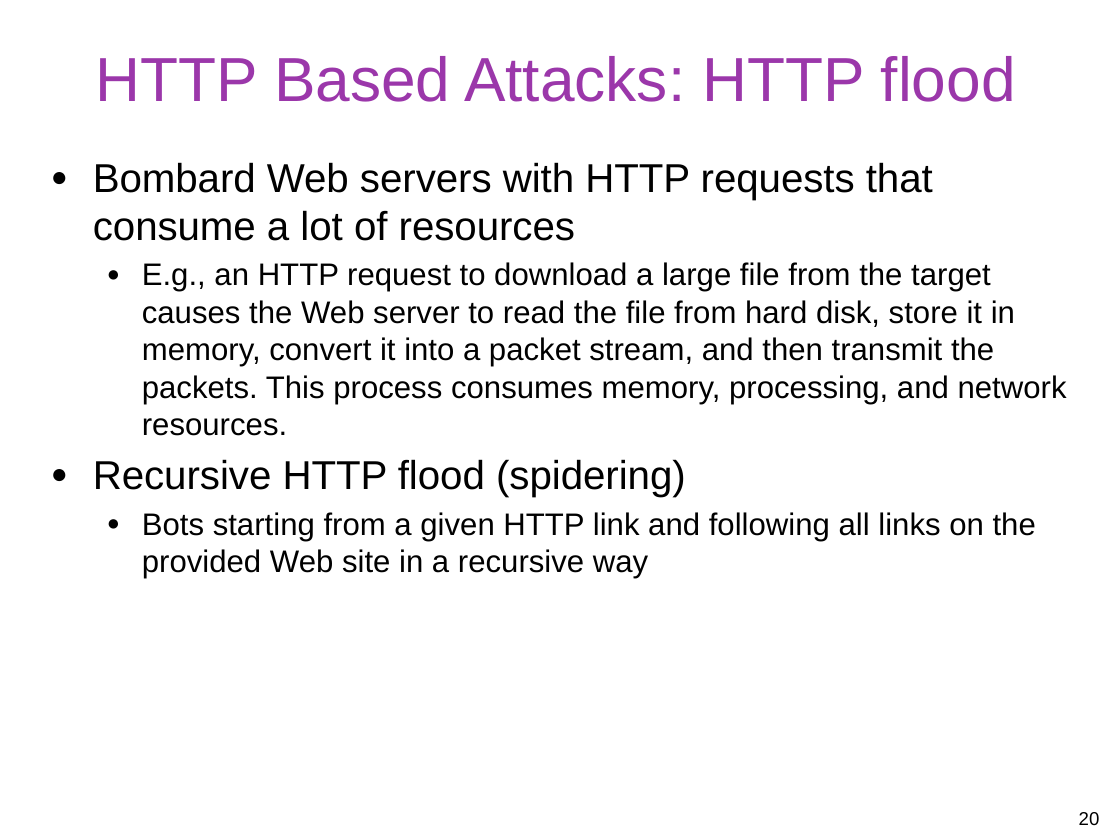
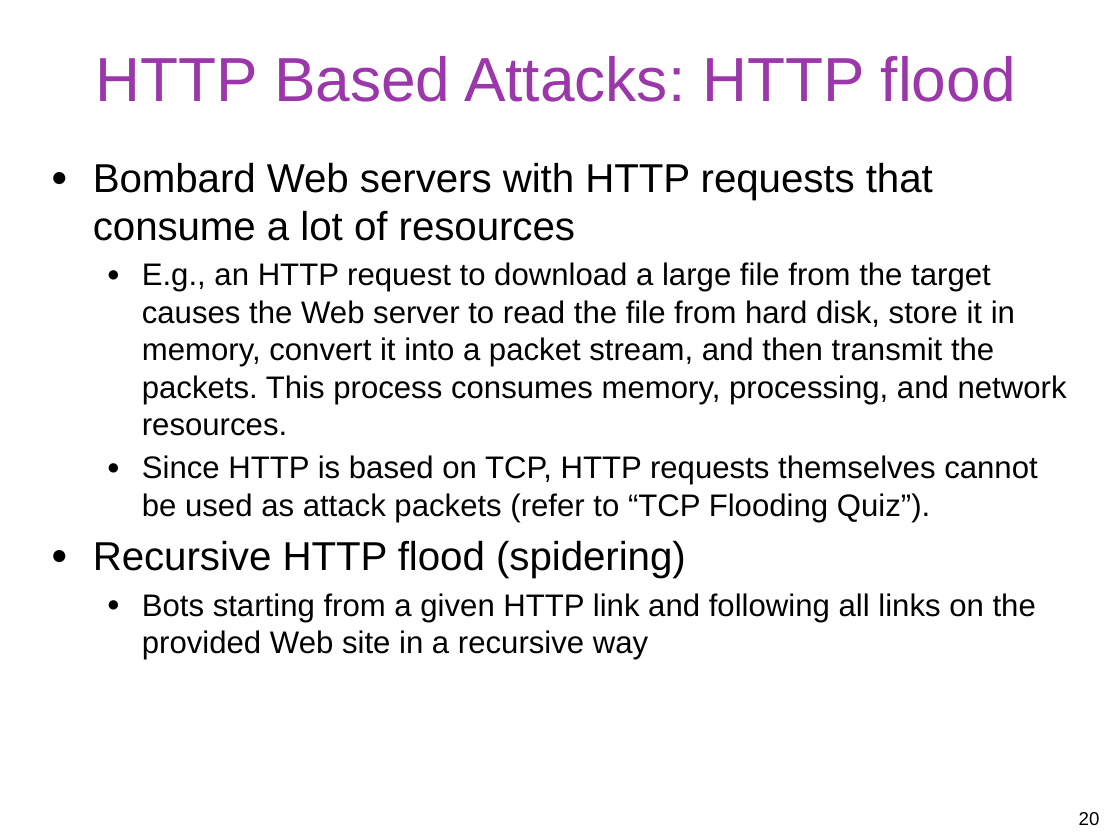
Before and after one commit to gulaoshi/gu.github.io, a slide deck: slide 20 of InfoSec/PPTs/L8-CH07-DoS Attacks.pptx. Drawn at 1120x840 pixels with LibreOffice and Linux fonts; fonts in the diff are those of the drawing. Boxes give left, top, right and bottom in pixels: in the first picture for what was removed or moved away, otherwise in the second. Text is boxed around its words. In the diff, an @@ line names an element or a change of style, - is before the commit and + after.

```diff
--- a/InfoSec/PPTs/L8-CH07-DoS Attacks.pptx
+++ b/InfoSec/PPTs/L8-CH07-DoS Attacks.pptx
@@ text at (142, 455, 1037, 522): paragraph added @@
+  ● Since HTTP is based on TCP, HTTP requests themselves cannot be used as attack packets (refer to “TCP Flooding Quiz”).
```
Also in this commit, not shown: 2 other slides changed, 2 other files.
